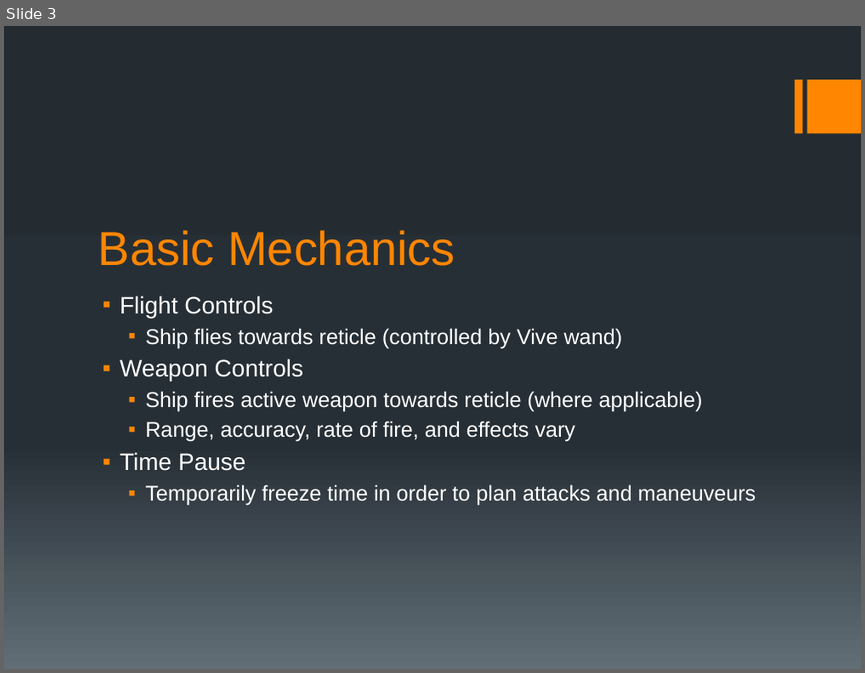
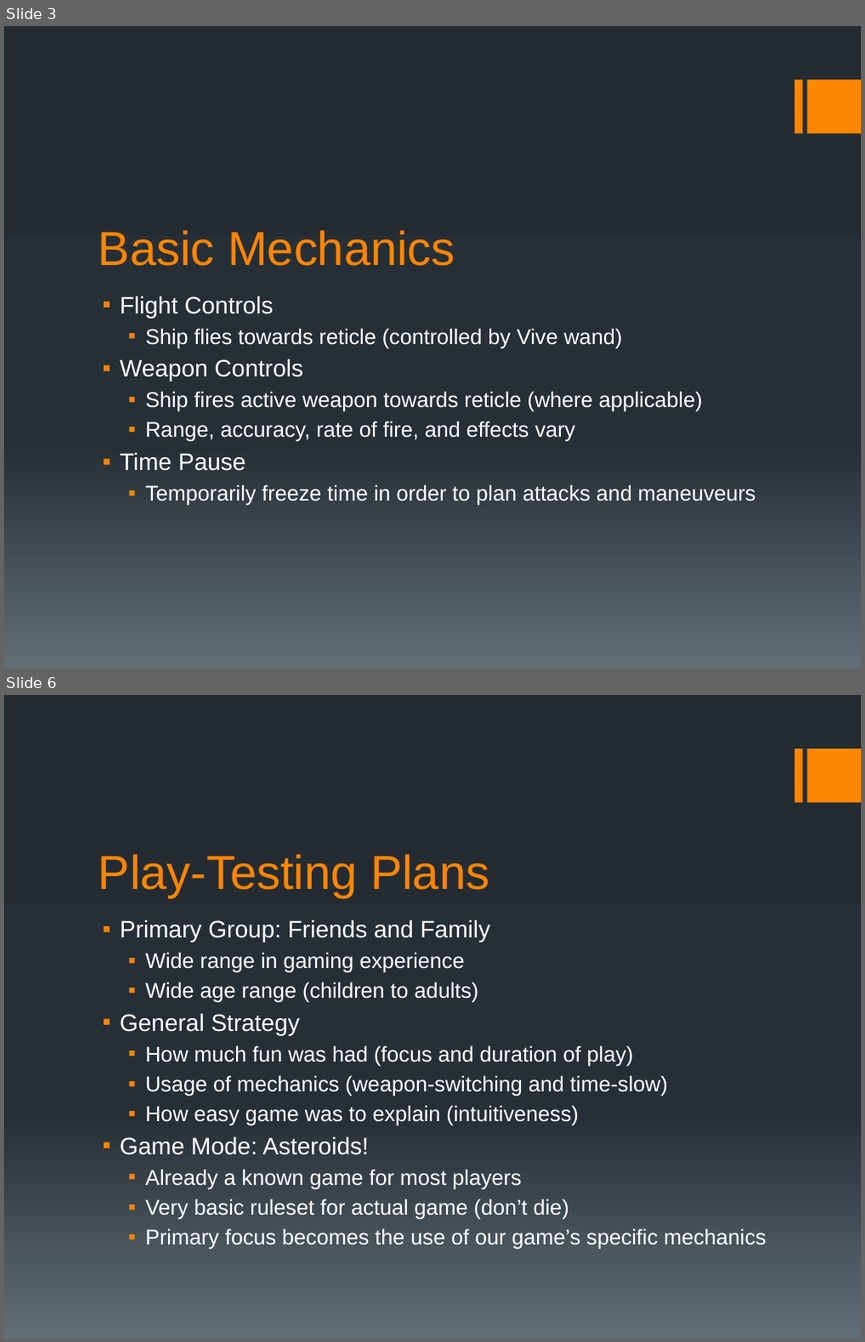
Before and after one commit to oates999/ExperimentalGame_VR, a slide deck: Presentations/FormalPresentation_11-1-2017.pptx. Shown one above the other, each under a label of ours: slide 3 before the commit, slides 3 and 6 after it; the slides between them are not shown. The pictures are 865x673 and 865x1342 pixels, drawn with LibreOffice and Linux fonts; fonts in the diff are those of the drawing. Boxes give left, top, right and bottom in pixels: in the first picture for what was removed or moved away, otherwise in the second. Text is boxed around its words. In the diff, an @@ line names an element or a change of style, - is before the commit and + after.

```diff
--- a/Presentations/FormalPresentation_11-1-2017.pptx
+++ b/Presentations/FormalPresentation_11-1-2017.pptx
@@ slide 6 added at bbox=[4, 695, 861, 1338], background gradient #242C33 to #273037 to #636D76; not listed: 2 template elements that a slide beside it also shows @@
@@ title added at bbox=[98, 854, 489, 897], 40 pt, text #FF8600 @@
+Play-Testing Plans
@@ text added at bbox=[120, 919, 766, 1249], 18 pt, text #FFFFFF @@
+▪ Primary Group: Friends and Family
+  ▪ Wide range in gaming experience
+  ▪ Wide age range (children to adults)
+▪ General Strategy
+  ▪ How much fun was had (focus and duration of play)
+  ▪ Usage of mechanics (weapon-switching and time-slow)
+  ▪ How easy game was to explain (intuitiveness)
+▪ Game Mode: Asteroids!
+  ▪ Already a known game for most players
+  ▪ Very basic ruleset for actual game (don’t die)
+  ▪ Primary focus becomes the use of our game’s specific mechanics
```
Also in this commit, not shown: 2 slides changed, 3 slides removed.
